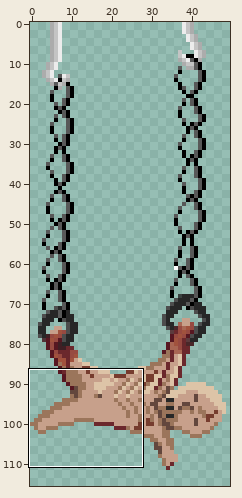
Sprite sheet: Content/characters/SCP-1016-ru/SCP-1016-RU_anim_calm.3.png. Above, an overview of the earlier version with the close-up marked.
Close-up. Earlier state:
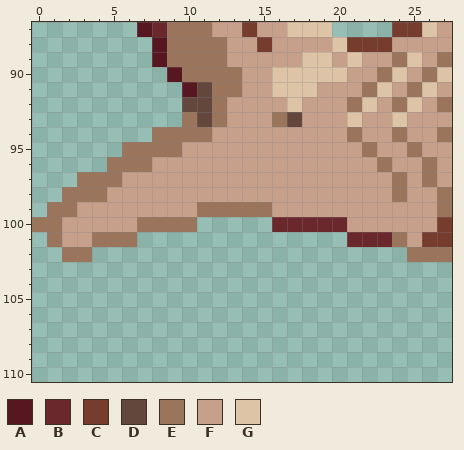
The file is 49x120 pixels. Shown: x 0..27, y 87..110. The old version is drawn lined up with the new one, on the new canvas.
Palette (. is transparent): A #571721  B #6b282c  C #763c2e  D #63473d  E #9b755b  F #c7a08b  G #ddc4a7
Pixels before, first column x 0:
 87 .......ABEEEFFCFFGGG....CCGF
 88 ........AEEEEFFCFFFFGCCCFFFF
 89 ........AEEEEFFFFFGGFGFFEGFE
 90 .........AEEEEFFGGGGGFFEGFEG
 91 ..........ADEEFFGGGFFFEGFEGF
 92 ..........DDEFFFFGFFFEGFEGFE
 93 ..........EDEFFFEDFFFGFFGFFF
 94 ........EEEEFFFFFFFFFEFFEFFE
 95 ......EEEEFFFFFFFFFFFFEFFEFF
 96 .....EEEFFFFFFFFFFFFFFFEFFEF
 97 ...EEEFFFFFFFFFFFFFFFFFFEFEF
 98 ..EEEFFFFFFFFFFFFFFFFFFFEFFE
 99 .EEFFFFFFFFEEEEEFFFFFFFFFFFE
100 EEFFFFFEEEE.....BBBBBFFFFFFC
101 .EFFEEE..............BBBEFCC
102 ..EE.....................EEE
After the commit:
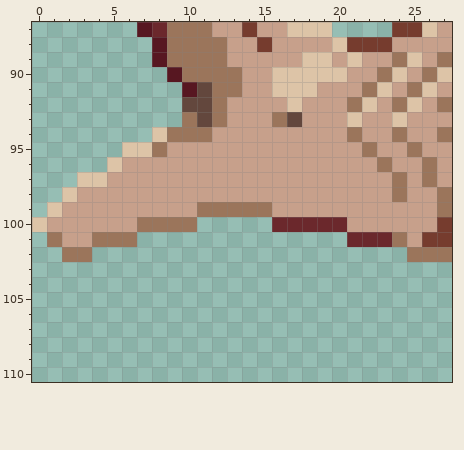
The edit:
canvas 49x120 -> 50x116 (the part of the old canvas that was cut away was empty and is not shown)
Changed rows in their new state; - is an unchanged pixel.
first column x 0:
 94 --------G-
 95 ------GG-F
 96 -----GFF--
 97 ---GGF----
 98 --GFF-----
 99 -GF-------
100 GF--------
